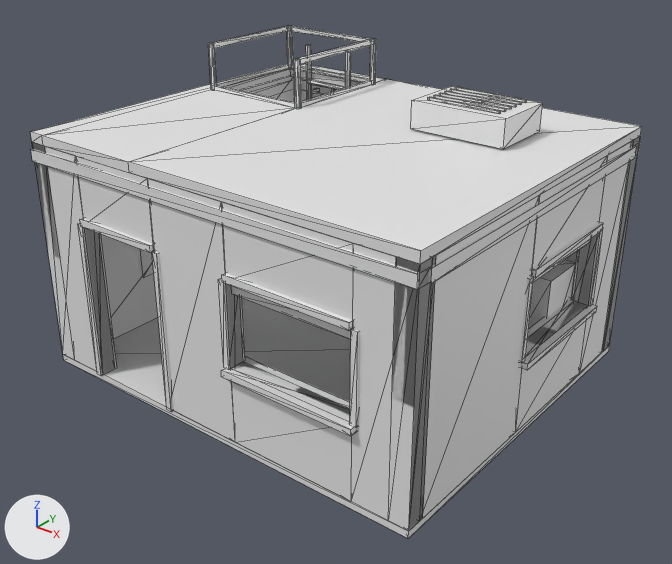
Two versions of the OBJ model assets/tts/faultline-first-ruin-r1/shift-office-roof.obj, one commit apart.
The view is the same before and after, from a 50 mm lens placed at (5.89, -7.41, 5.54), pointed at (0.22, -0.33, 1.15). Arrows for +X, +Y and +Z are at lower left; the lights stay in place. The picture after the commit comes second. Mesh edges are drawn as thin lines. Where no turn or scale is listed for an object, it has been applied to the vertices.

Objects in the first picture: 'shift-office-roof'.
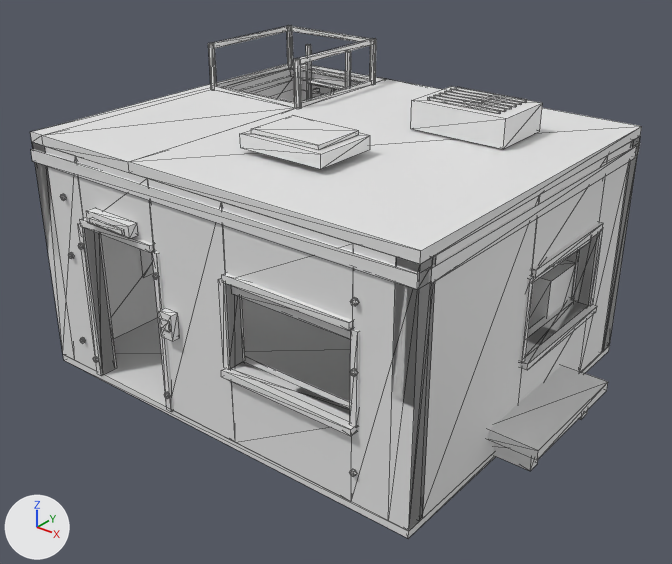
Boxes (x1, y1, x2, y2) around the edits, measured in the pictures (672 x 564 px):
part 1 of me_shift_office_roof, added: after (86, 208, 138, 239)
part 2 of me_shift_office_roof, added: after (89, 218, 124, 235)
part 3 of me_shift_office_roof, added: after (159, 308, 180, 341)
part 4 of me_shift_office_roof, added: after (160, 318, 170, 332)
part 5 of me_shift_office_roof, added: after (349, 469, 357, 477)
part 6 of me_shift_office_roof, added: after (350, 298, 359, 306)
part 7 of me_shift_office_roof, added: after (493, 442, 538, 471)
part 8 of me_shift_office_roof, added: after (488, 365, 608, 460)
part 9 of me_shift_office_roof, added: after (240, 130, 370, 169)
part 10 of me_shift_office_roof, added: after (251, 115, 359, 150)

Patch to the scene script:
```diff
--- a/assets/tts/faultline-first-ruin-r1/shift-office-roof.obj.py
+++ b/assets/tts/faultline-first-ruin-r1/shift-office-roof.obj.py
@@ me_shift_office_roof @@
 # used by ob_shift_office_roof; location = (0.0, 0.0, 0.0)
-me_shift_office_roof.from_pydata(...)  # 762 vertices, 1270 faces; spans x -2.53..2.51, y -2.15..2.12, z 0.0..3.27
+me_shift_office_roof.from_pydata(...)  # 954 vertices, 1578 faces; spans x -2.53..2.94, y -2.21..2.12, z 0.0..3.27
+# me_shift_office_roof part 1: a new loose piece, a box spanning x -1.48..-0.84, y -2.18..-2.07, z 1.99..2.12
+# me_shift_office_roof part 2: a new loose piece, a box spanning x -1.409..-0.919, y -2.208..-2.176, z 2.015..2.067
+# me_shift_office_roof part 3: a new loose piece, a box spanning x -0.529..-0.359, y -2.165..-2.075, z 1.02..1.3
+# me_shift_office_roof part 4: a new loose piece, a box spanning x -0.504..-0.384, y -2.181..-2.159, z 1.12..1.23
+# me_shift_office_roof part 5: a new loose piece, a 6-sided cylinder along y spanning x 1.803..1.867, y -2.118..-2.087, z 0.412..0.468
+# me_shift_office_roof part 6: a new loose piece, a 6-sided cylinder along y spanning x 1.803..1.867, y -2.118..-2.087, z 2.102..2.158
+# me_shift_office_roof part 7: a new loose piece, a box spanning x 2.14..2.83, y -0.62..-0.47, z 0.05..0.3
+# me_shift_office_roof part 8: a new loose piece, a box spanning x 2.37..2.94, y -0.76..0.76, z 0.31..0.42
+# me_shift_office_roof part 9: a new loose piece, a box spanning x -0.22..0.78, y -1.24..-0.5, z 2.79..2.93
+# me_shift_office_roof part 10: a new loose piece, a box spanning x -0.135..0.695, y -1.171..-0.571, z 2.935..2.98
+# other edits to the shape of me_shift_office_roof do not show in these pictures
```
